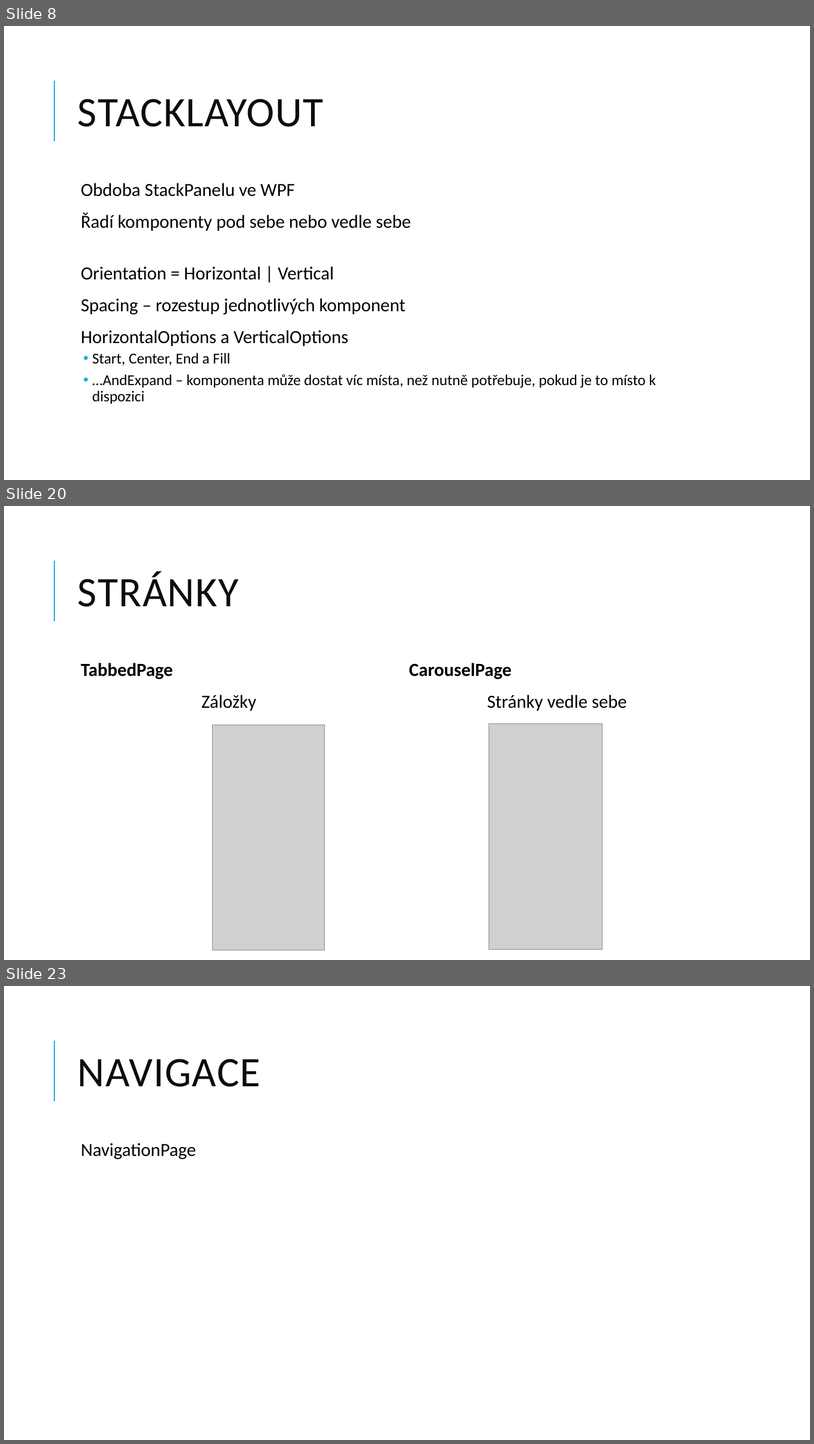
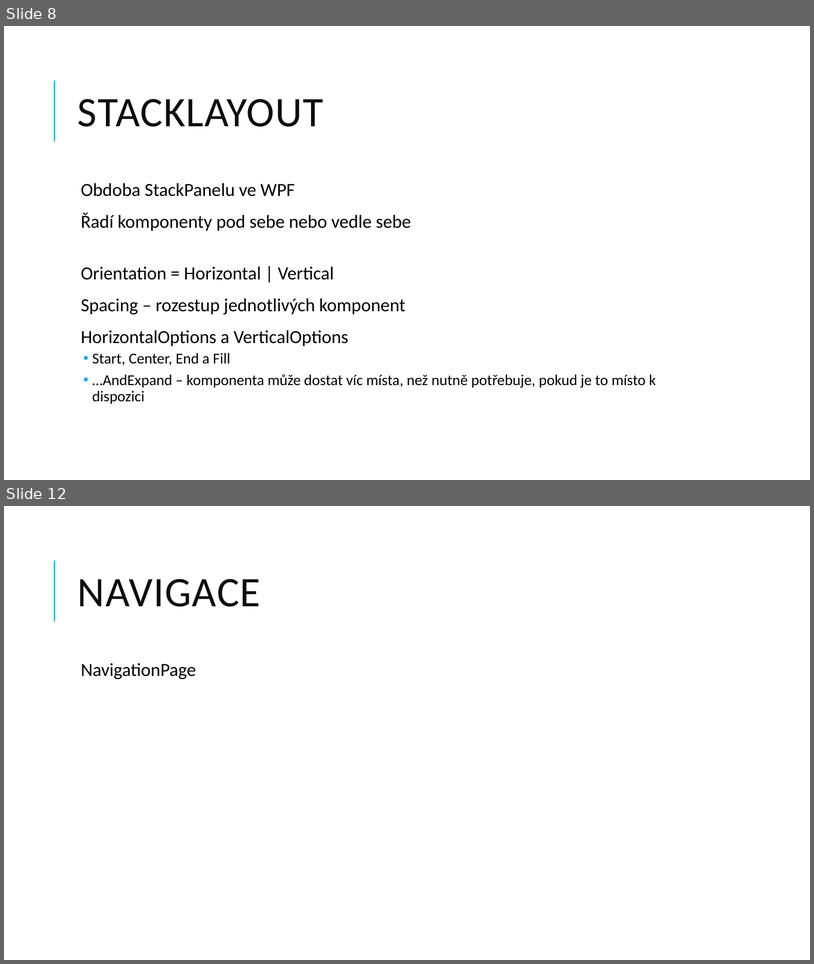
Before and after one commit to jasho/pv239-maui, a slide deck: 02_Design/PV239-Xamarin-02_Design.pptx. Shown one above the other, each under a label of ours: slides 8, 20 and 23 before the commit, slides 8 and 12 after it; the slides between them are not shown. The pictures are 814x1444 and 814x964 pixels, drawn with LibreOffice and Linux fonts; fonts in the diff are those of the drawing; grey boxes stand for pictures. Boxes give left, top, right and bottom in pixels: in the first picture for what was removed or moved away, otherwise in the second. Text is boxed around its words. In the diff, an @@ line names an element or a change of style, - is before the commit and + after.

```diff
--- a/02_Design/PV239-Xamarin-02_Design.pptx
+++ b/02_Design/PV239-Xamarin-02_Design.pptx
@@ slide 20 removed at (x1=4, y1=506, x2=810, y2=960), background #FFFFFF; not listed: 1 template element that a slide beside it also shows @@
@@ title removed at (x1=78, y1=571, x2=239, y2=607) @@
-STRÁNKY
@@ text removed at (x1=81, y1=663, x2=257, y2=711) @@
-  TabbedPage
-Záložky
@@ text removed at (x1=409, y1=663, x2=627, y2=711) @@
-  CarouselPage
-Stránky vedle sebe
@@ picture removed at (x1=212, y1=724, x2=324, y2=949) @@
@@ picture removed at (x1=489, y1=724, x2=603, y2=949) @@
@@ what was slide 23 is now slide 12 @@
```
Also in this commit, not shown: 2 slides changed, 10 other slides removed, 1 other file.
